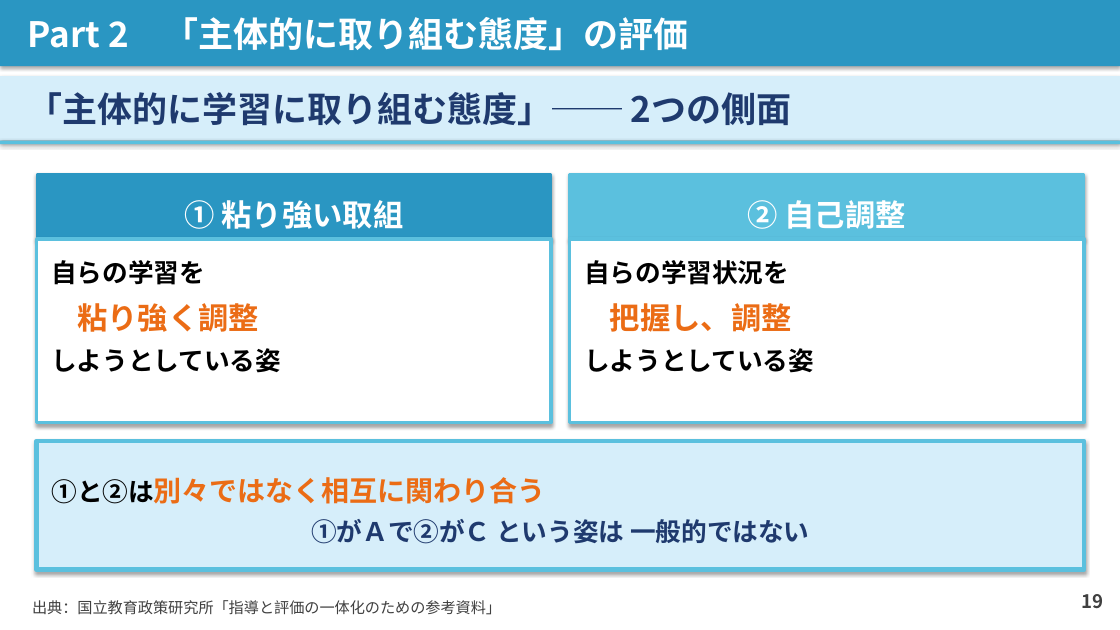
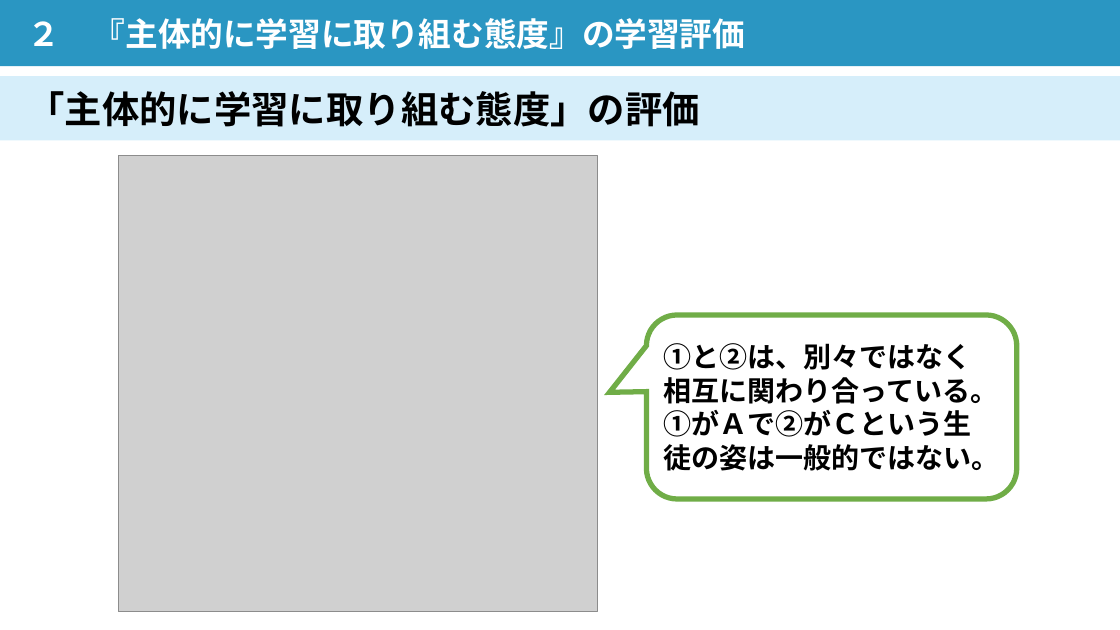
Before and after one commit to contynet730-star/con30, a slide deck: slide 17 of 講義スライド_石神井南中_20260603.pptx (slide 19 before the commit). Drawn at 1120x630 pixels with LibreOffice and Linux fonts; fonts in the diff are those of the drawing; grey boxes stand for pictures. Boxes give left, top, right and bottom in pixels: in the first picture for what was removed or moved away, otherwise in the second. Text is boxed around its words. In the diff, an @@ line names an element or a change of style, - is before the commit and + after.

```diff
--- a/講義スライド_石神井南中_20260603.pptx
+++ b/講義スライド_石神井南中_20260603.pptx
@@ rectangle "２ 『主体的に学習に取り組む態度』の学習評価" at <box>0,0,1120,66</box>: shadow off @@
@@ text in rectangle at <box>28,18,745,49</box>: text changed; size 30 to 28 pt @@
-Part 2 「主体的に取り組む態度」の評価
+２ 『主体的に学習に取り組む態度』の学習評価
@@ rectangle "「主体的に学習に取り組む態度」の評価" at <box>0,76,1120,141</box>: shadow off @@
@@ text in rectangle at <box>28,91,700,127</box>: text changed; size 30 to 32 pt; text colour #1F3A6E to #000000 @@
-「主体的に学習に取り組む態度」── 2つの側面
+「主体的に学習に取り組む態度」の評価
@@ rectangle removed at <box>0,140,1120,144</box> @@
@@ rectangle removed at <box>37,175,551,239</box> @@
-① 粘り強い取組
@@ picture added at <box>118,155,598,613</box> @@
@@ rectangle removed at <box>570,175,1084,239</box> @@
-② 自己調整
@@ rectangle removed at <box>37,239,551,423</box> @@
-自らの学習を
-粘り強く調整
-しようとしている姿
@@ rectangle removed at <box>570,239,1084,423</box> @@
-自らの学習状況を
-把握し、調整
-しようとしている姿
@@ rounded speech box added at <box>647,315,1017,499</box>, fill #FFFFFF, outline #70AD47 4.5 pt, 24 pt, text #000000, bold @@
+①と②は、別々ではなく相互に関わり合っている。①がＡで②がＣという生徒の姿は一般的ではない。
@@ rectangle removed at <box>37,441,1085,570</box> @@
-①と②は別々ではなく相互に関わり合う
-①がＡで②がＣ という姿は 一般的ではない
@@ text removed at <box>1081,594,1103,608</box> @@
-19
@@ text removed at <box>32,600,501,615</box> @@
-出典：国立教育政策研究所「指導と評価の一体化のための参考資料」
```
Also in this commit, not shown: 21 other slides changed, 5 slides added, 8 slides removed.
